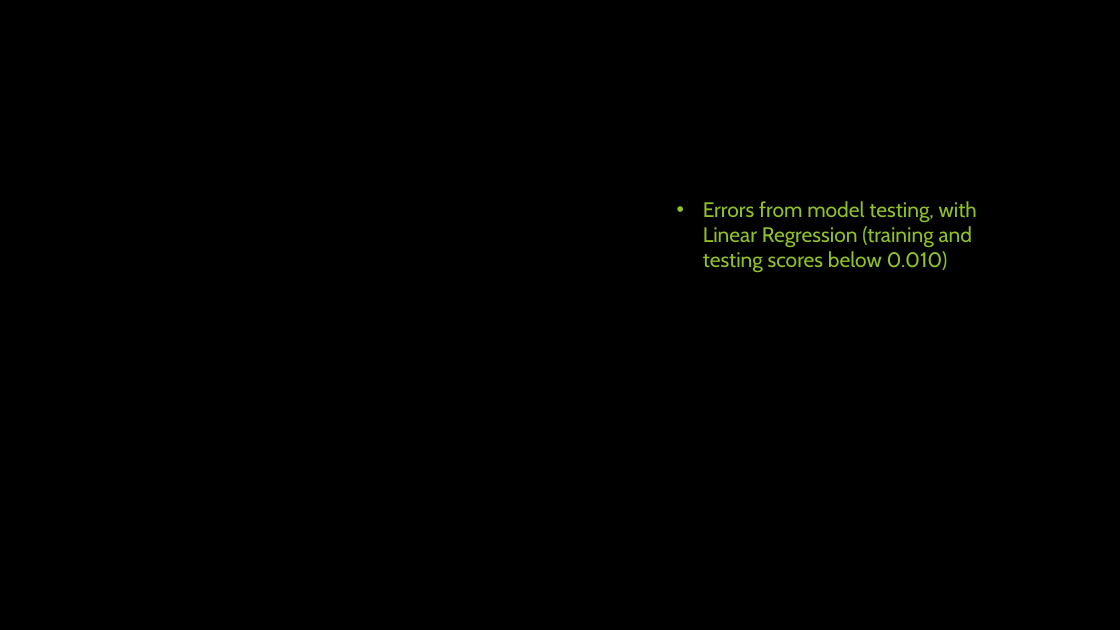
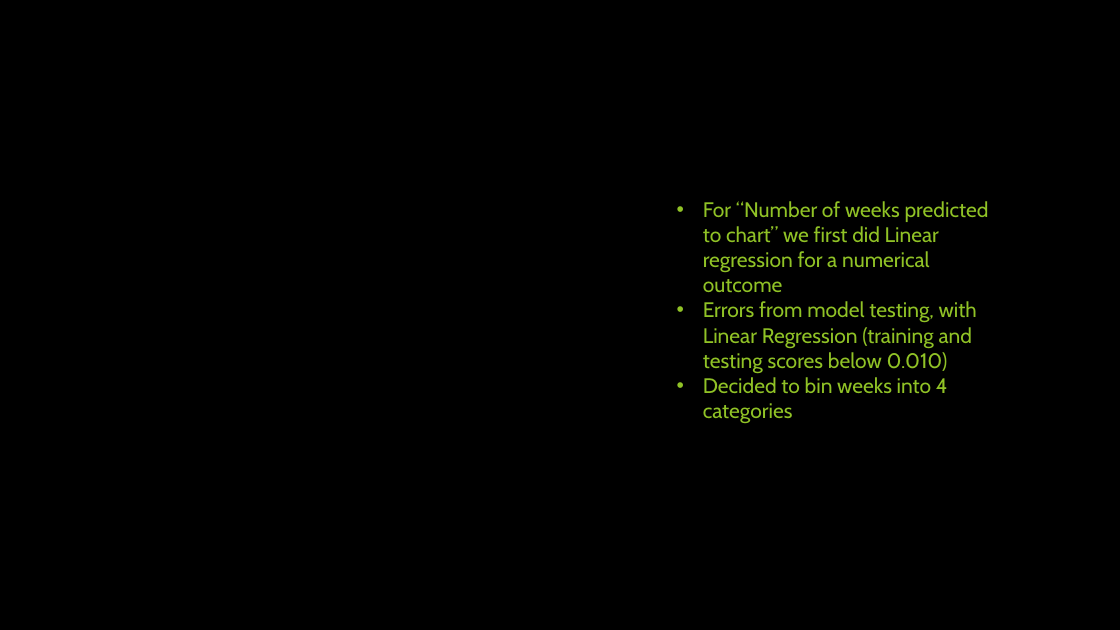
Before and after one commit to jass-jones/Project4_Final, a slide deck: slide 5 of Final Project Presentation.pptx. Drawn at 1120x630 pixels with LibreOffice and Linux fonts; fonts in the diff are those of the drawing; background and template pictures are left out. Boxes give left, top, right and bottom in pixels: in the first picture for what was removed or moved away, otherwise in the second. Text is boxed around its words. In the diff, an @@ line names an element or a change of style, - is before the commit and + after.

Commit message:
small change to presentation

```diff
--- a/Final Project Presentation.pptx
+++ b/Final Project Presentation.pptx
@@ text at [703, 201, 989, 292]: paragraph added @@
+• For “Number of weeks predicted to chart” we first did Linear regression for a numerical outcome
@@ text at [703, 377, 948, 423]: paragraph added @@
+• Decided to bin weeks into 4 categories
```
Also in this commit, not shown: 1 other slide changed.
